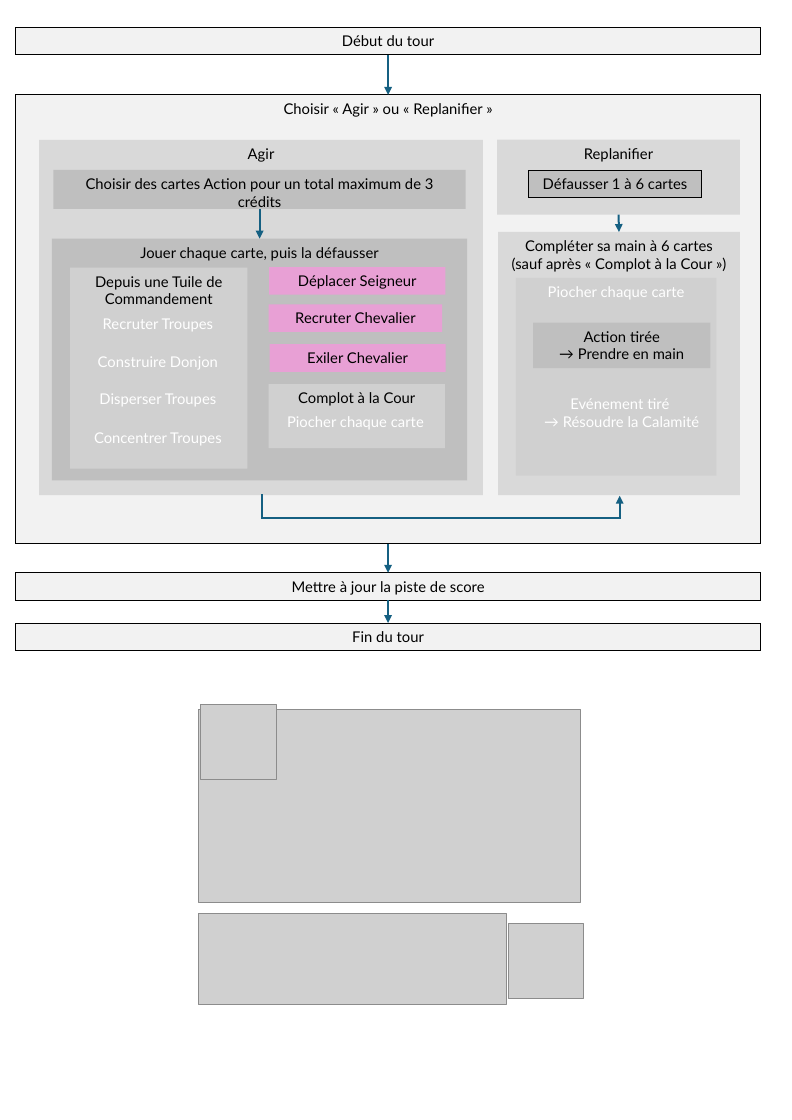
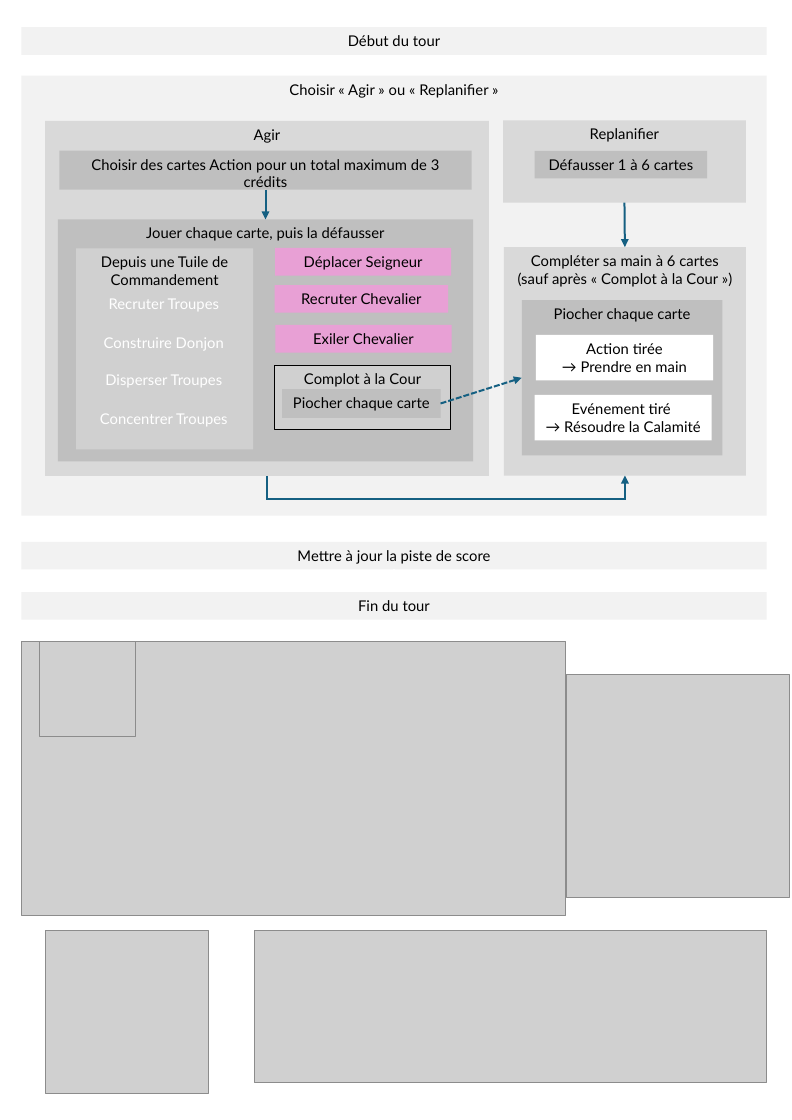
Before and after one commit to LucasBorboleta/Terre-de-Barons, a slide deck: slide 1 of pictures/Memos/memo-tour-de-jeu.pptx. Drawn at 792x1120 pixels with LibreOffice and Linux fonts; fonts in the diff are those of the drawing; grey boxes stand for pictures; background and template pictures are left out. Boxes give left, top, right and bottom in pixels: in the first picture for what was removed or moved away, otherwise in the second. Text is boxed around its words. In the diff, an @@ line names an element or a change of style, - is before the commit and + after.

```diff
--- a/pictures/Memos/memo-tour-de-jeu.pptx
+++ b/pictures/Memos/memo-tour-de-jeu.pptx
@@ rectangle "Début du tour": place and size @@
-rectangle "Début du tour" at bbox=[15, 27, 760, 55]
+rectangle "Début du tour" at bbox=[21, 27, 766, 55]
@@ arrow moved from (388, 55) - (388, 95) to (394, 55) - (394, 76) @@
@@ arrow (394, 55) - (394, 76): stroke #156082 1.5 pt to #FFFFFF 1.5 pt @@
@@ rectangle "Choisir « Agir » ou ...": place and size @@
-rectangle "Choisir « Agir » ou ..." at bbox=[15, 95, 760, 543]
+rectangle "Choisir « Agir » ou ..." at bbox=[21, 76, 766, 515]
@@ rectangle "Replanifier": place and size @@
-rectangle "Replanifier" at bbox=[497, 140, 739, 215]
+rectangle "Replanifier" at bbox=[503, 121, 745, 203]
@@ 7 rectangles, 6 pictures, 1 elbow arrow, 1 arrow: place and size @@
-7 rectangles, 6 pictures, 1 elbow arrow, 1 arrow at bbox=[39, 140, 701, 518]
+7 rectangles, 6 pictures, 1 elbow arrow, 1 arrow at bbox=[45, 121, 707, 500]
@@ arrow moved from (619, 215) - (619, 232) to (624, 203) - (624, 247) @@
@@ rectangle "Compléter sa main à 6 ...": place and size @@
-rectangle "Compléter sa main à 6 ..." at bbox=[498, 232, 739, 495]
+rectangle "Compléter sa main à 6 ..." at bbox=[504, 247, 745, 476]
@@ picture removed at bbox=[515, 278, 715, 475] @@
-Piocher chaque carte
@@ rectangle added at bbox=[522, 300, 722, 455], fill #BFBFBF, 11.2 pt, text #000000 @@
+Piocher chaque carte
@@ rectangle "Action tirée": place and size @@
-rectangle "Action tirée" at bbox=[533, 323, 711, 369]
+rectangle "Action tirée" at bbox=[535, 335, 713, 381]
@@ rectangle "Action tirée" at bbox=[535, 335, 713, 381]: fill #BFBFBF to #FFFFFF @@
@@ rectangle added at bbox=[283, 389, 441, 418], fill #BFBFBF, 11.2 pt, text #000000 @@
+Piocher chaque carte
@@ arrow added from (441, 403) to (522, 377), #156082 1.5 pt dashed @@
@@ picture removed at bbox=[276, 408, 434, 437] @@
-Piocher chaque carte
@@ picture removed at bbox=[533, 390, 711, 436] @@
-Evénement tiré
-→ Résoudre la Calamité
@@ rectangle added at bbox=[534, 395, 712, 441], fill #FFFFFF, 11.2 pt, text #000000 @@
+Evénement tiré
+→ Résoudre la Calamité
@@ 2 rectangles, 2 arrows: place and size @@
-2 rectangles, 2 arrows at bbox=[15, 543, 760, 650]
+2 rectangles, 2 arrows at bbox=[21, 515, 766, 620]
@@ arrow (394, 515) - (394, 542): stroke #156082 1.5 pt to #FFFFFF 1.5 pt @@
@@ outline #000000 0.75 pt to none in 5 elements at bbox=[21, 27, 766, 55], bbox=[534, 151, 707, 179], bbox=[21, 76, 766, 515], bbox=[21, 592, 766, 620], bbox=[21, 542, 766, 570] @@
@@ arrow (394, 570) - (394, 592): stroke #156082 1.5 pt to #FFFFFF 1.5 pt @@
@@ picture: place and size @@
-picture at bbox=[198, 710, 580, 902]
+picture at bbox=[22, 641, 566, 916]
@@ picture added at bbox=[39, 641, 135, 736] @@
@@ picture: place and size @@
-picture at bbox=[508, 923, 583, 999]
+picture at bbox=[566, 674, 789, 897]
@@ rectangle removed at bbox=[181, 695, 596, 1022] @@
@@ picture: place and size @@
-picture at bbox=[201, 704, 277, 780]
+picture at bbox=[45, 930, 208, 1093]
@@ picture: place and size @@
-picture at bbox=[198, 914, 506, 1005]
+picture at bbox=[254, 930, 766, 1082]
```
